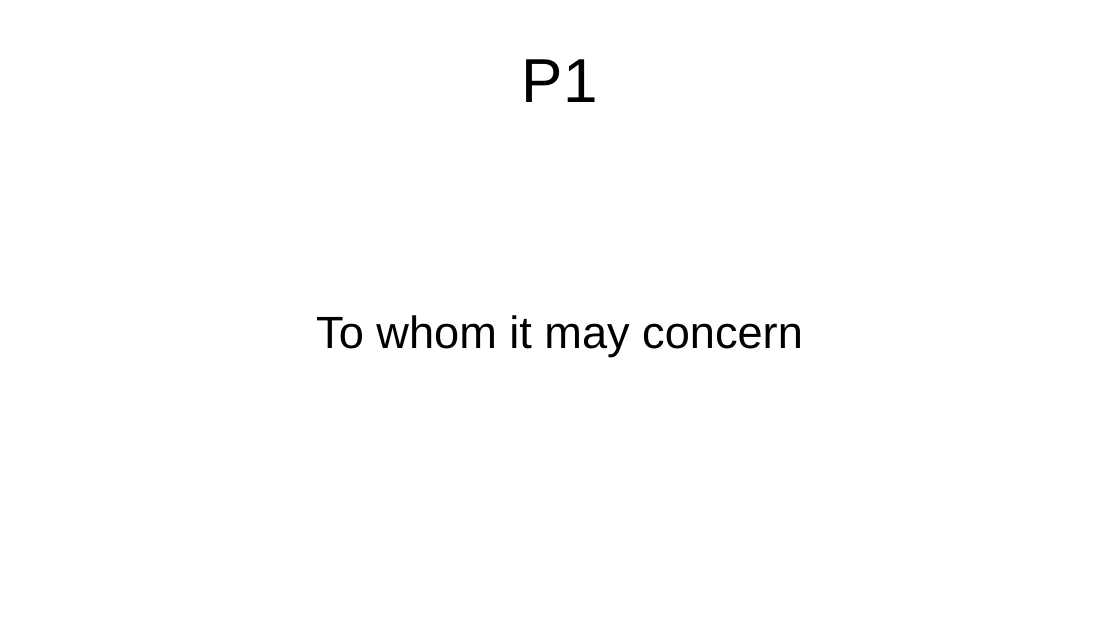
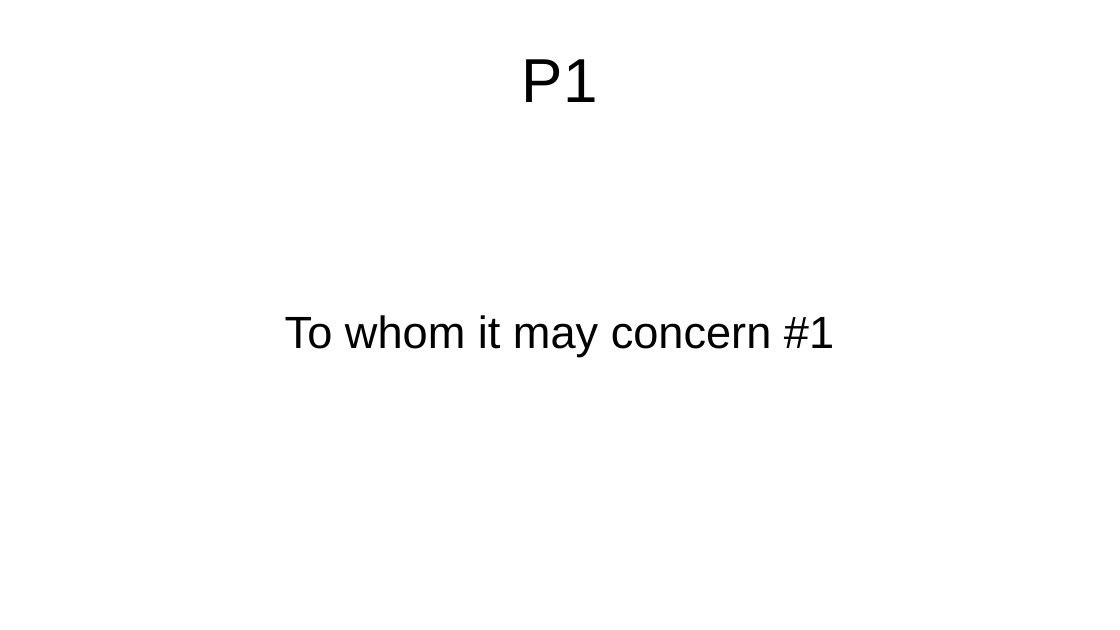
Before and after one commit to aiurovet/xnx, a slide deck: slide 1 of examples/ms_office/inp/sample1.pptx. Drawn at 1120x630 pixels with LibreOffice and Linux fonts; fonts in the diff are those of the drawing. Boxes give left, top, right and bottom in pixels: in the first picture for what was removed or moved away, otherwise in the second. Text is boxed around its words. In the diff, an @@ line names an element or a change of style, - is before the commit and + after.

```diff
--- a/examples/ms_office/inp/sample1.pptx
+++ b/examples/ms_office/inp/sample1.pptx
@@ text at bbox=[285, 315, 834, 356]: text changed @@
-To whom it may concern
+To whom it may concern #1
```
Also in this commit, not shown: 16 other files.
